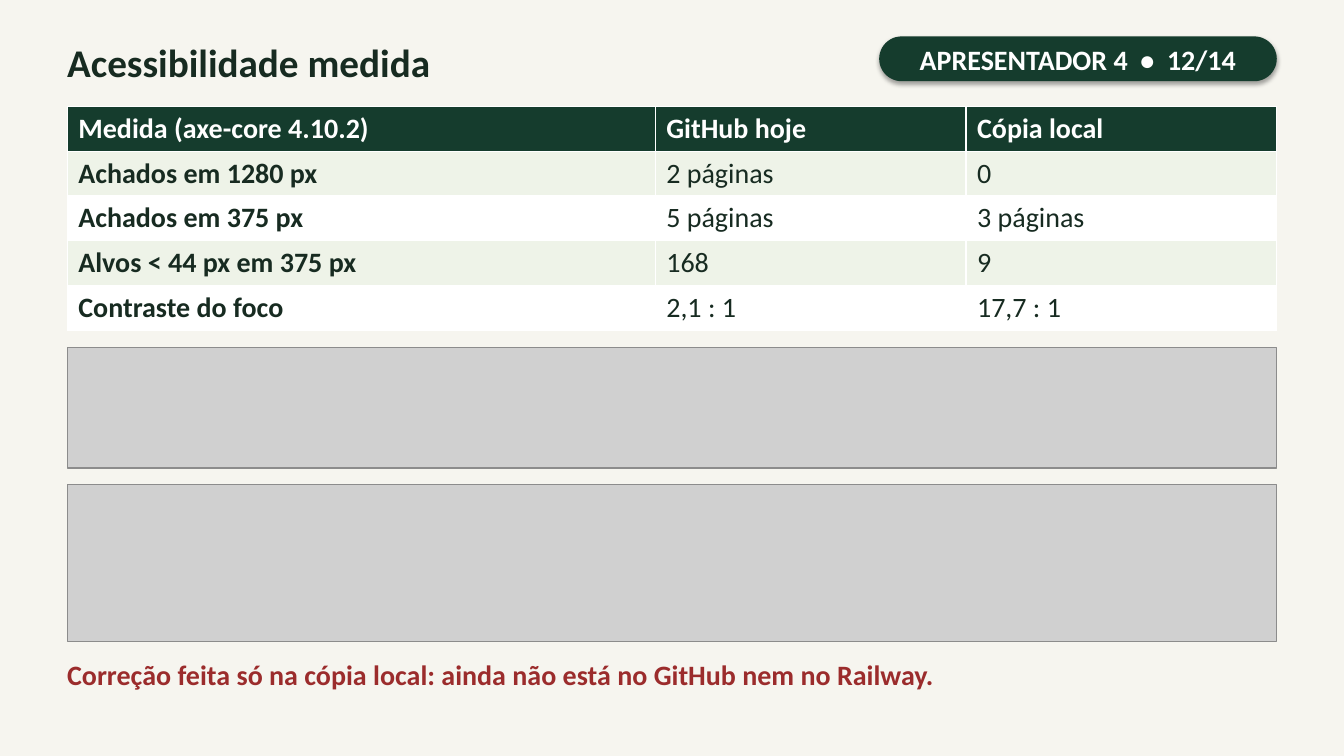
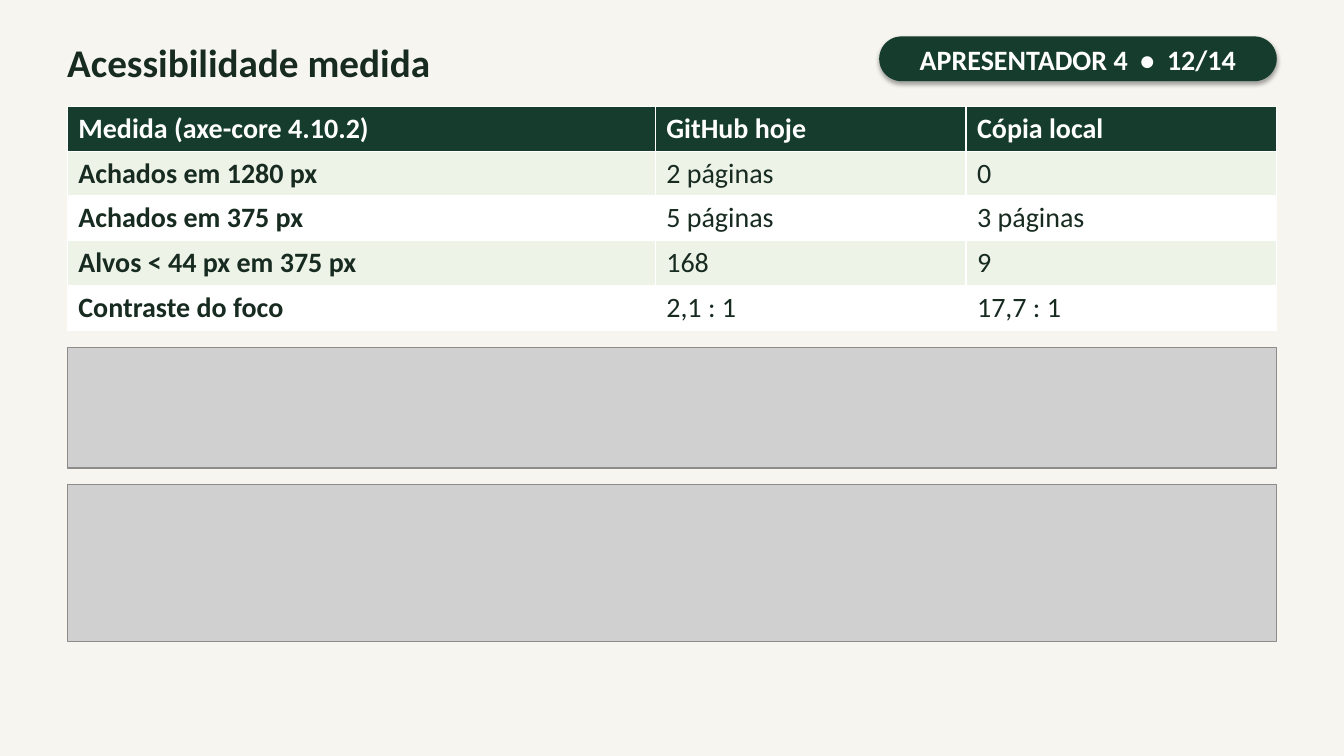
Before and after one commit to FortesLucas208/FrontMVP, a slide deck: slide 12 of docs/EcoVida_Apresentacao_14slides.pptx. Drawn at 1344x756 pixels with LibreOffice and Linux fonts; fonts in the diff are those of the drawing; grey boxes stand for pictures. Boxes give left, top, right and bottom in pixels: in the first picture for what was removed or moved away, otherwise in the second. Text is boxed around its words. In the diff, an @@ line names an element or a change of style, - is before the commit and + after.

```diff
--- a/docs/EcoVida_Apresentacao_14slides.pptx
+++ b/docs/EcoVida_Apresentacao_14slides.pptx
@@ text removed at <box>67,665,933,690</box> @@
-Correção feita só na cópia local: ainda não está no GitHub nem no Railway.
```
Also in this commit, not shown: 2 other slides changed.
